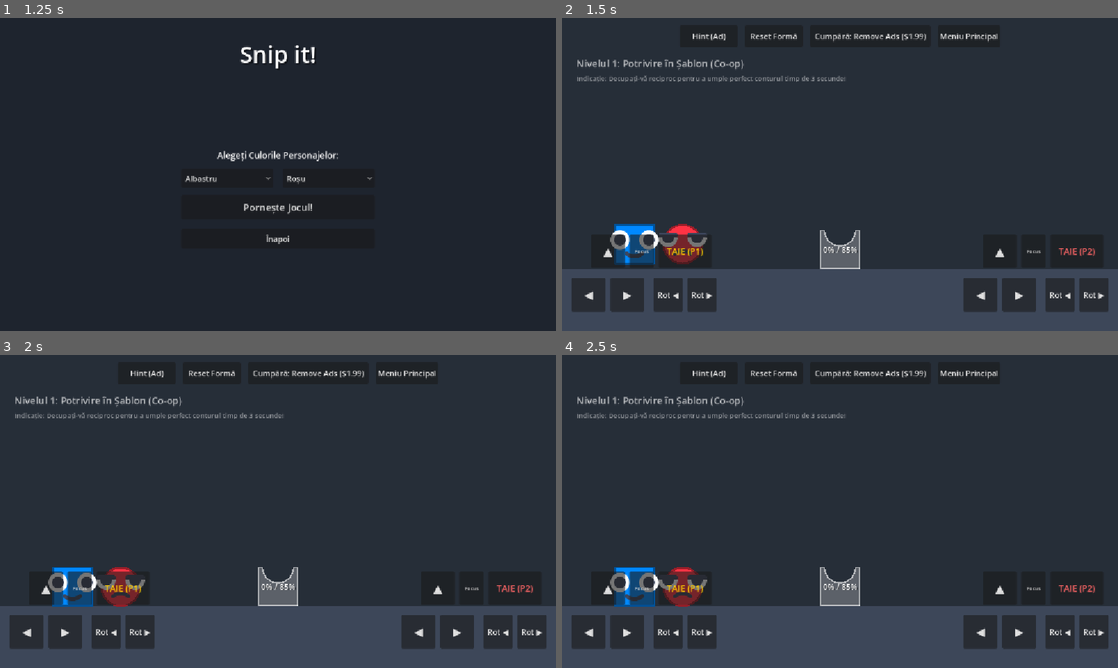
Above: before the commit, frames 1-4 (two rows, left to right).
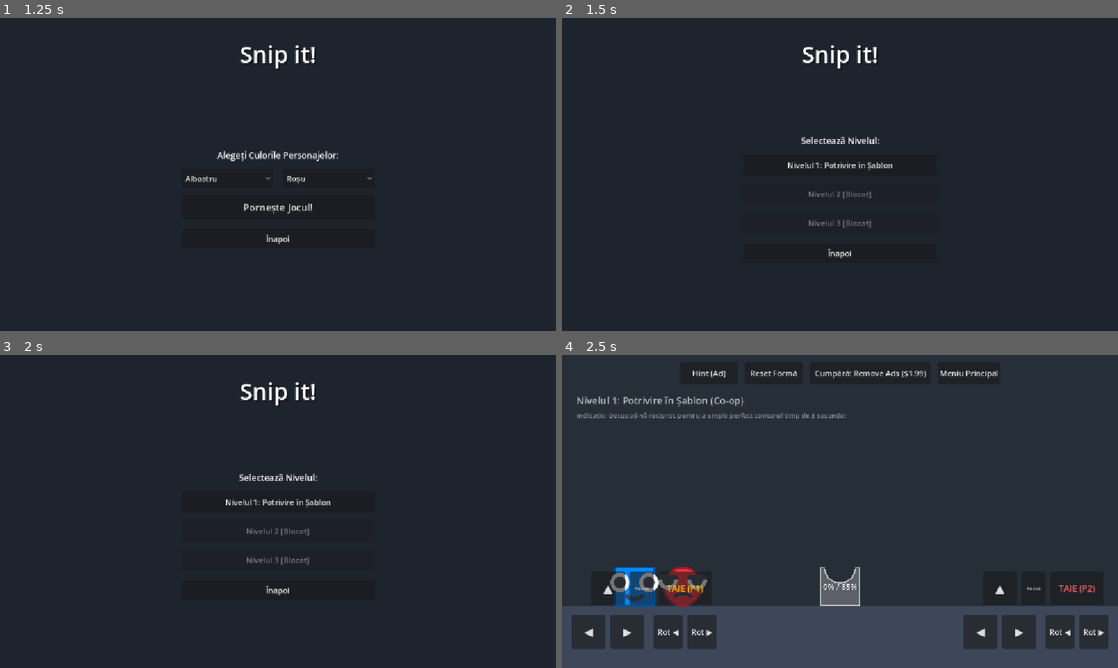
Above: after the commit, the same moments.

Repository: notfresh11/Snip-it-
Game: Godot game, scene res://src/ui/LobbyMenu.tscn
Same seed, same stepped clock (60 frames per second), same inputs: the game is played once before the commit and once after it.
Inputs (mouse positions are in pixels of both pictures, inside the frame that each line leads up to):
- Up to frame 1 (1.25 s): click "Local Co-op (1 Ecran)" at 0.5 s
- Up to frame 2 (1.5 s): click "Pornește Jocul!" at 1.25 s
- Up to frame 3 (2 s): no input
- Up to frame 4 (2.5 s): click (840, 502) at 2 s, where only the run after the commit has a clickable "Nivelul 1: Potrivire în Șablon"

Frame 1 is identical in both runs. In frame 2, 20% of the frame differs, in the area x 0-100%, y 4-100%; in frame 3, 20%; in frame 4, nothing differs.

Commit message:
Feature: Implement progressive level unlocking, main menu level selection panel, and transition victory overlay using Space/Enter.
Co-authored-by: notfresh11 <214822233+notfresh11@users.noreply.github.com>

Diff:
--- a/src/autoload/GameManager.gd
+++ b/src/autoload/GameManager.gd
@@ -30,10 +30,16 @@
 ]
 
 var current_level_index: int = 0
+var max_unlocked_level_index: int = 0
 var remove_ads_purchased: bool = false
 
 func _ready() -> void:
 	pass
+
+func unlock_next_level() -> void:
+	var next_idx = current_level_index + 1
+	if next_idx > max_unlocked_level_index and next_idx < LEVELS.size():
+		max_unlocked_level_index = next_idx
 
 func start_game() -> void:
 	current_level_index = 0
--- a/src/levels/BaseLevel.gd
+++ b/src/levels/BaseLevel.gd
@@ -98,17 +98,25 @@
 	return load("res://src/players/SquarePlayer.gd")
 
 func complete_level() -> void:
-	# Avansează la următorul nivel
 	var game_manager = get_node_or_null("/root/GameManager")
 	if game_manager and game_manager.is_lan_play:
 		if multiplayer.is_server():
 			rpc("complete_level_rpc")
 	else:
-		if game_manager:
-			game_manager.next_level()
+		# Local Co-op
+		show_completion_on_hud()
 
 @rpc("any_peer", "call_local", "reliable")
 func complete_level_rpc() -> void:
-	var game_manager = get_node_or_null("/root/GameManager")
-	if game_manager:
-		game_manager.next_level()
+	show_completion_on_hud()
+
+func show_completion_on_hud() -> void:
+	var hud = get_node_or_null("HUD")
+	if hud:
+		hud.show_level_completed()
+	else:
+		# fallback dacă nu există HUD
+		var game_manager = get_node_or_null("/root/GameManager")
+		if game_manager:
+			game_manager.unlock_next_level()
+			game_manager.next_level()
--- a/src/ui/HUD.gd
+++ b/src/ui/HUD.gd
@@ -17,11 +17,15 @@
 @onready var hint_label: Label = $HintPopup/VBox/HintLabel
 @onready var btn_close_hint: Button = $HintPopup/VBox/BtnCloseHint
 
+@onready var level_complete_overlay: ColorRect = $LevelCompleteOverlay
+@onready var btn_next_level: Button = $LevelCompleteOverlay/VBox/BtnNextLevel
+
 func _ready() -> void:
 	# Ascundem overlay-urile la pornire
 	ad_overlay.visible = false
 	partner_waiting_overlay.visible = false
 	hint_popup.visible = false
+	level_complete_overlay.visible = false
 
 	# Setăm controalele vizibile în funcție de LAN vs Local
 	setup_controls_visibility()
@@ -38,6 +42,7 @@
 	btn_remove_ads.pressed.connect(_on_remove_ads_pressed)
 	btn_lobby.pressed.connect(_on_lobby_pressed)
 	btn_close_hint.pressed.connect(func(): hint_popup.visible = false)
+	btn_next_level.pressed.connect(_go_to_next_level)
 
 	# Conectare butoane virtuale de control pentru P1
 	$P1Controls/BtnLeft.button_down.connect(func(): Input.action_press("p1_left"))
@@ -162,3 +167,22 @@
 	ad_overlay.visible = visible
 	ad_label.text = countdown_text
 	get_tree().paused = visible # Pune pauză fizicii și jocului în timp ce rulează reclama
+
+# --- Tranziție Victorie Nivel (Enter/Space) ---
+
+func show_level_completed() -> void:
+	var game_manager = get_node_or_null("/root/GameManager")
+	if game_manager:
+		game_manager.unlock_next_level()
+	level_complete_overlay.visible = true
+
+func _input(event: InputEvent) -> void:
+	if level_complete_overlay and level_complete_overlay.visible and event is InputEventKey and event.is_pressed() and not event.is_echo():
+		if event.keycode == KEY_ENTER or event.keycode == KEY_KP_ENTER or event.keycode == KEY_SPACE:
+			_go_to_next_level()
+
+func _go_to_next_level() -> void:
+	level_complete_overlay.visible = false
+	var game_manager = get_node_or_null("/root/GameManager")
+	if game_manager:
+		game_manager.next_level()
--- a/src/ui/HUD.tscn
+++ b/src/ui/HUD.tscn
@@ -282,3 +282,50 @@
 layout_mode = 2
 size_flags_horizontal = 4
 text = "Închide"
+
+[node name="LevelCompleteOverlay" type="ColorRect" parent="."]
+visible = false
+anchors_preset = 15
+anchor_right = 1.0
+anchor_bottom = 1.0
+grow_horizontal = 2
+grow_vertical = 2
+color = Color(0, 0.4, 0.2, 0.9)
+
+[node name="VBox" type="VBoxContainer" parent="LevelCompleteOverlay"]
+layout_mode = 1
+anchors_preset = 8
+anchor_left = 0.5
+anchor_top = 0.5
+anchor_right = 0.5
+anchor_bottom = 0.5
+offset_left = -250.0
+offset_top = -100.0
+offset_right = 250.0
+offset_bottom = 100.0
+grow_horizontal = 2
+grow_vertical = 2
+theme_override_constants/separation = 20
+alignment = 1
+
+[node name="TitleLabel" type="Label" parent="LevelCompleteOverlay/VBox"]
+layout_mode = 2
+theme_override_colors/font_color = Color(1, 1, 1, 1)
+theme_override_font_sizes/font_size = 32
+text = "NIVEL COMPLETAT!"
+horizontal_alignment = 1
+vertical_alignment = 1
+
+[node name="SubLabel" type="Label" parent="LevelCompleteOverlay/VBox"]
+layout_mode = 2
+theme_override_colors/font_color = Color(0.9, 0.9, 0.9, 1)
+theme_override_font_sizes/font_size = 18
+text = "Apasă ENTER sau SPACE pentru următorul nivel"
+horizontal_alignment = 1
+vertical_alignment = 1
+
+[node name="BtnNextLevel" type="Button" parent="LevelCompleteOverlay/VBox"]
+custom_minimum_size = Vector2(200, 45)
+layout_mode = 2
+size_flags_horizontal = 4
+text = "Următorul Nivel"
--- a/src/ui/LobbyMenu.gd
+++ b/src/ui/LobbyMenu.gd
@@ -3,6 +3,7 @@
 @onready var mode_panel: VBoxContainer = $CenterContainer/VBoxContainer/ModePanel
 @onready var lan_panel: VBoxContainer = $CenterContainer/VBoxContainer/LANPanel
 @onready var color_panel: VBoxContainer = $CenterContainer/VBoxContainer/ColorPanel
+@onready var level_panel: VBoxContainer = $CenterContainer/VBoxContainer/LevelPanel
 
 @onready var btn_local: Button = $CenterContainer/VBoxContainer/ModePanel/BtnLocal
 @onready var btn_lan: Button = $CenterContainer/VBoxContainer/ModePanel/BtnLAN
@@ -15,6 +16,11 @@
 @onready var p1_color_btn: OptionButton = $CenterContainer/VBoxContainer/ColorPanel/HBox/P1Color
 @onready var p2_color_btn: OptionButton = $CenterContainer/VBoxContainer/ColorPanel/HBox/P2Color
 @onready var btn_start: Button = $CenterContainer/VBoxContainer/ColorPanel/BtnStart
+
+@onready var btn_level1: Button = $CenterContainer/VBoxContainer/LevelPanel/BtnLevel1
+@onready var btn_level2: Button = $CenterContainer/VBoxContainer/LevelPanel/BtnLevel2
+@onready var btn_level3: Button = $CenterContainer/VBoxContainer/LevelPanel/BtnLevel3
+
 @onready var btn_back: Button = $CenterContainer/VBoxContainer/BtnBack
 
 func _ready() -> void:
@@ -45,6 +51,11 @@
 	p1_color_btn.item_selected.connect(_on_p1_color_selected)
 	p2_color_btn.item_selected.connect(_on_p2_color_selected)
 
+	# Conectare butoane selecție nivel
+	btn_level1.pressed.connect(func(): _load_selected_level(0))
+	btn_level2.pressed.connect(func(): _load_selected_level(1))
+	btn_level3.pressed.connect(func(): _load_selected_level(2))
+
 	if network_manager:
 		network_manager.lan_servers_updated.connect(_on_servers_updated)
 		network_manager.peer_connected_custom.connect(_on_peer_connected)
@@ -57,6 +68,7 @@
 	mode_panel.visible = (panel_name == "mode")
 	lan_panel.visible = (panel_name == "lan")
 	color_panel.visible = (panel_name == "color")
+	level_panel.visible = (panel_name == "level")
 	btn_back.visible = (panel_name != "mode")
 
 func _on_local_coop_pressed() -> void:
@@ -151,22 +163,64 @@
 		game_manager.p2_color = c2
 		game_manager.player_colors_updated.emit()
 
+# --- Selecție Nivel ---
+
 func _on_start_pressed() -> void:
 	var game_manager = get_node_or_null("/root/GameManager")
 	if game_manager:
 		if game_manager.is_lan_play:
-			rpc("start_game_rpc")
-		else:
-			game_manager.start_game()
+			if game_manager.is_host:
+				rpc("show_level_panel_rpc")
+		else:
+			show_level_panel()
 
 @rpc("any_peer", "call_local", "reliable")
-func start_game_rpc() -> void:
-	var game_manager = get_node_or_null("/root/GameManager")
-	if game_manager:
-		game_manager.start_game()
+func show_level_panel_rpc() -> void:
+	show_level_panel()
+
+func show_level_panel() -> void:
+	show_panel("level")
+	var game_manager = get_node_or_null("/root/GameManager")
+	if game_manager:
+		# Configurează deblocarea butoanelor conform progresului deblocate
+		btn_level2.disabled = (game_manager.max_unlocked_level_index < 1)
+		btn_level3.disabled = (game_manager.max_unlocked_level_index < 2)
+
+		# Setează textul corespunzător
+		btn_level2.text = "Nivelul 2: Transportul Bilei" if game_manager.max_unlocked_level_index >= 1 else "Nivelul 2 [Blocat]"
+		btn_level3.text = "Nivelul 3: Tunele Înguste" if game_manager.max_unlocked_level_index >= 2 else "Nivelul 3 [Blocat]"
+
+func _load_selected_level(index: int) -> void:
+	var game_manager = get_node_or_null("/root/GameManager")
+	if game_manager:
+		if game_manager.is_lan_play:
+			if game_manager.is_host:
+				rpc("start_level_rpc", index)
+		else:
+			game_manager.current_level_index = index
+			game_manager.load_level(game_manager.LEVELS[index])
+
+@rpc("any_peer", "call_local", "reliable")
+func start_level_rpc(index: int) -> void:
+	var game_manager = get_node_or_null("/root/GameManager")
+	if game_manager:
+		game_manager.current_level_index = index
+		game_manager.load_level(game_manager.LEVELS[index])
 
 func _on_back_pressed() -> void:
-	var network_manager = get_node_or_null("/root/NetworkManager")
-	if network_manager:
-		network_manager.disconnect_network()
-	show_panel("mode")
+	if level_panel.visible:
+		show_panel("color")
+	elif color_panel.visible:
+		if mode_panel.visible:
+			pass
+		else:
+			var game_manager = get_node_or_null("/root/GameManager")
+			if game_manager and game_manager.is_lan_play:
+				show_panel("lan")
+			else:
+				show_panel("mode")
+	else:
+		var network_manager = get_node_or_null("/root/NetworkManager")
+		if network_manager:
+			network_manager.disconnect_network()
+		show_panel("mode")
--- a/src/ui/LobbyMenu.tscn
+++ b/src/ui/LobbyMenu.tscn
@@ -133,6 +133,32 @@
 theme_override_font_sizes/font_size = 20
 text = "Pornește Jocul!"
 
+[node name="LevelPanel" type="VBoxContainer" parent="CenterContainer/VBoxContainer"]
+visible = false
+layout_mode = 2
+theme_override_constants/separation = 15
+
+[node name="LevelTitle" type="Label" parent="CenterContainer/VBoxContainer/LevelPanel"]
+layout_mode = 2
+theme_override_font_sizes/font_size = 18
+text = "Selectează Nivelul:"
+horizontal_alignment = 1
+
+[node name="BtnLevel1" type="Button" parent="CenterContainer/VBoxContainer/LevelPanel"]
+custom_minimum_size = Vector2(0, 45)
+layout_mode = 2
+text = "Nivelul 1: Potrivire în Șablon"
+
+[node name="BtnLevel2" type="Button" parent="CenterContainer/VBoxContainer/LevelPanel"]
+custom_minimum_size = Vector2(0, 45)
+layout_mode = 2
+text = "Nivelul 2: Transportul Bilei"
+
+[node name="BtnLevel3" type="Button" parent="CenterContainer/VBoxContainer/LevelPanel"]
+custom_minimum_size = Vector2(0, 45)
+layout_mode = 2
+text = "Nivelul 3: Tunele Înguste"
+
 [node name="BtnBack" type="Button" parent="CenterContainer/VBoxContainer"]
 visible = false
 custom_minimum_size = Vector2(0, 40)
